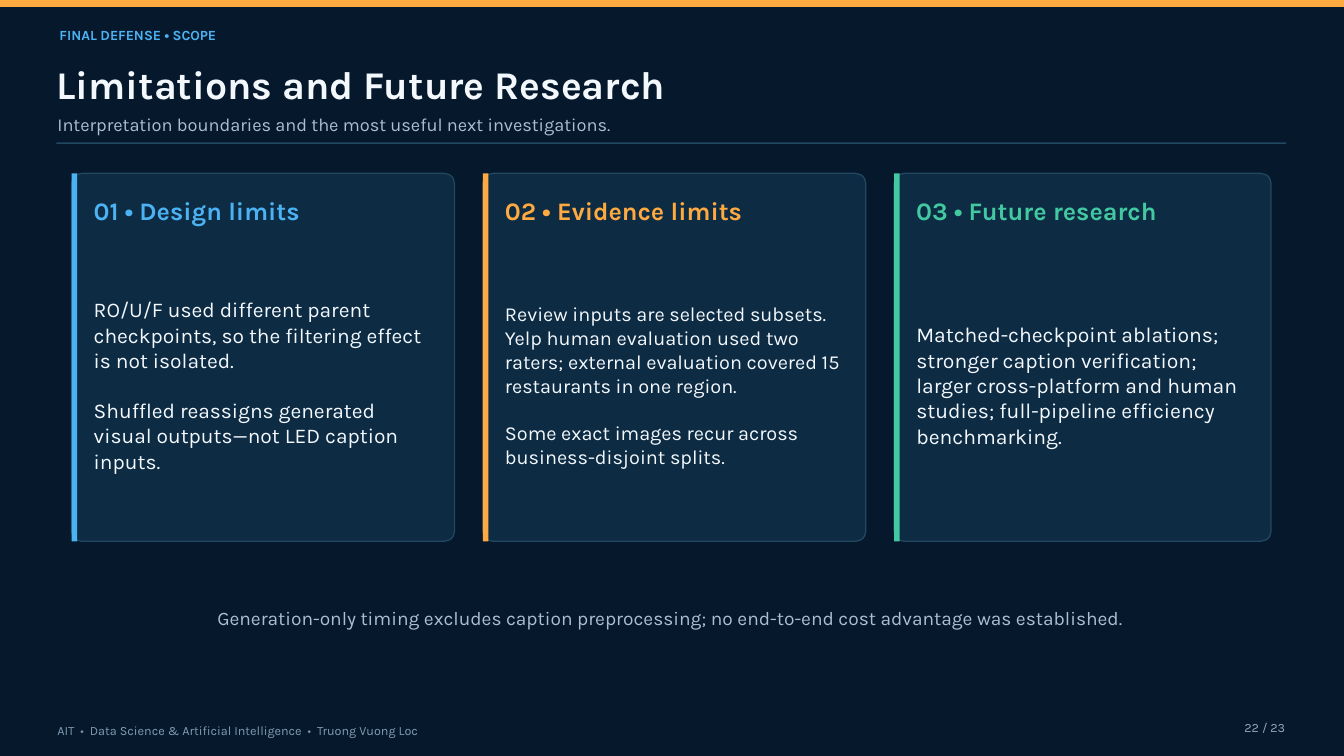
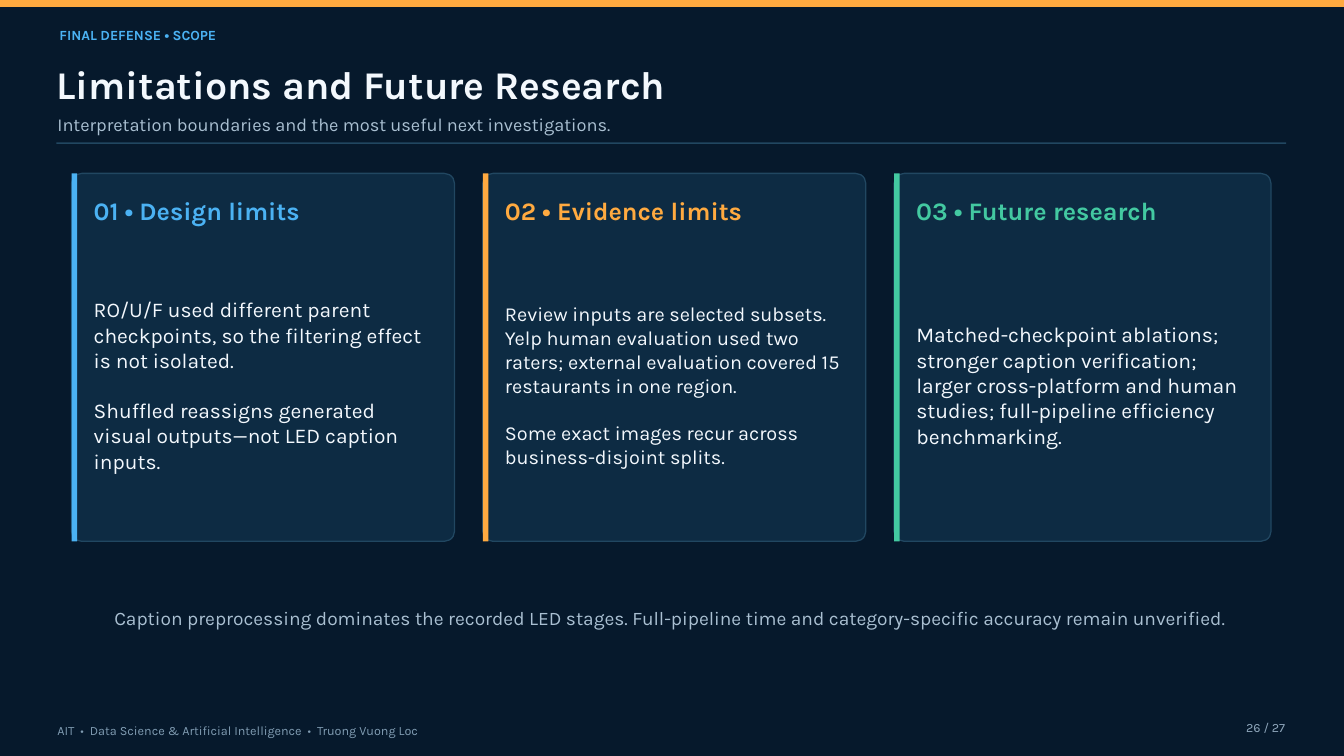
Before and after one commit to vltruong01/restaurant-summarization-thesis, a slide deck: slide 26 of thesis/thesis_slides.pptx (slide 22 before the commit). Drawn at 1344x756 pixels with LibreOffice and Linux fonts; fonts in the diff are those of the drawing. Boxes give left, top, right and bottom in pixels: in the first picture for what was removed or moved away, otherwise in the second. Text is boxed around its words. In the diff, an @@ line names an element or a change of style, - is before the commit and + after.

```diff
--- a/thesis/thesis_slides.pptx
+++ b/thesis/thesis_slides.pptx
@@ text at <box>114,612,1225,630</box>: text changed @@
-Generation-only timing excludes caption preprocessing; no end-to-end cost advantage was established.
+Caption preprocessing dominates the recorded LED stages. Full-pipeline time and category-specific accuracy remain unverified.
@@ text at <box>1246,724,1285,732</box>: text changed @@
-22 / 23
+26 / 27
```
Also in this commit, not shown: 20 other slides changed, 5 slides added, 1 slide removed, 7 other files.
